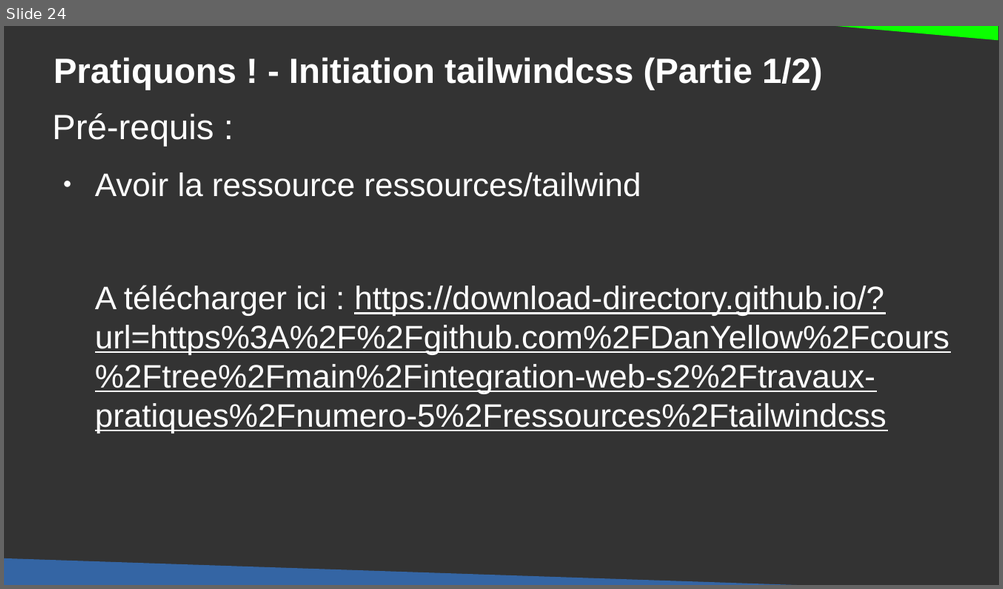
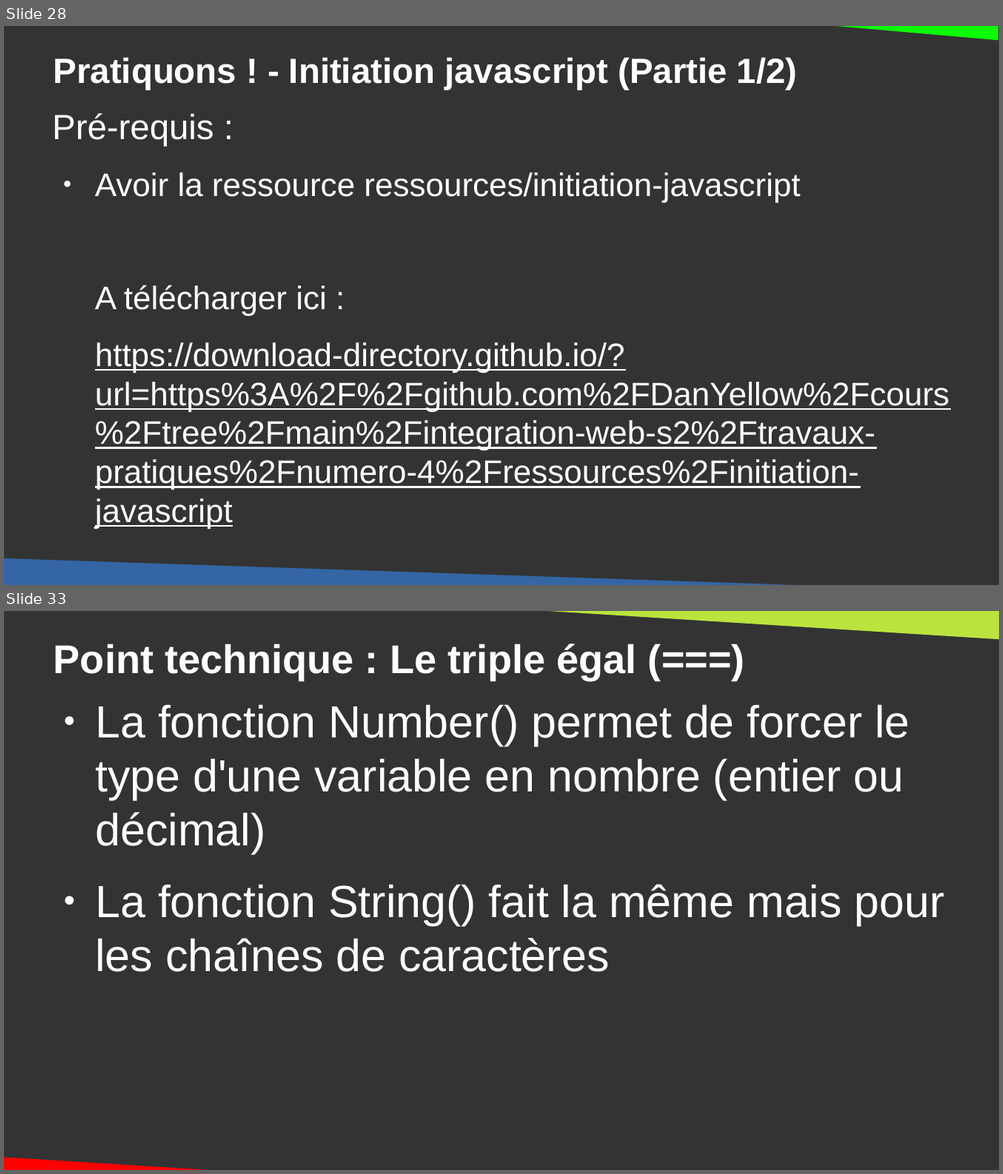
Before and after one commit to DanYellow/cours, a slide deck: integration-web-s2/travaux-pratiques/numero-5/presentation.odp. Shown one above the other, each under a label of ours: slide 24 before the commit, slides 28 and 33 after it; the slides between them are not shown. The pictures are 1003x589 and 1003x1174 pixels, drawn with LibreOffice and Linux fonts; fonts in the diff are those of the drawing. Boxes give left, top, right and bottom in pixels: in the first picture for what was removed or moved away, otherwise in the second. Text is boxed around its words. In the diff, an @@ line names an element or a change of style, - is before the commit and + after.

```diff
--- a/integration-web-s2/travaux-pratiques/numero-5/presentation.odp
+++ b/integration-web-s2/travaux-pratiques/numero-5/presentation.odp
@@ slide 33 added at <box>4,611,999,1170</box>, background #333333 @@
@@ right triangle added at <box>485,611,999,640</box>, fill #BBE33D @@
@@ title added at <box>54,644,637,680</box>, 32 pt, text #FFFFFF, bold @@
+Point technique : Le triple égal (===)
@@ text added at <box>95,705,945,972</box>, 36 pt, text #FFFFFF @@
+● La fonction Number() permet de forcer le type d'une variable en nombre (entier ou décimal)
+● La fonction String() fait la même mais pour les chaînes de caractères
@@ right triangle added at <box>4,1144,299,1170</box>, fill #FF0000 @@
@@ what was slide 24 is now slide 28 @@
@@ slide 28 changed as well @@
@@ title at <box>54,57,797,90</box>: text changed @@
-Pratiquons ! - Initiation tailwindcss (Partie 1/2)
+Pratiquons ! - Initiation javascript (Partie 1/2)
@@ text at <box>95,173,949,529</box>: text changed @@
-● Avoir la ressource ressources/tailwind
-A télécharger ici : https://download-directory.github.io/?url=https%3A%2F%2Fgithub.com%2FDanYellow%2Fcours%2Ftree%2Fmain%2Fintegration-web-s2%2Ftravaux-pratiques%2Fnumero-5%2Fressources%2Ftailwindcss
+● Avoir la ressource ressources/initiation-javascript
+A télécharger ici :
+https://download-directory.github.io/?url=https%3A%2F%2Fgithub.com%2FDanYellow%2Fcours%2Ftree%2Fmain%2Fintegration-web-s2%2Ftravaux-pratiques%2Fnumero-4%2Fressources%2Finitiation-javascript
```
Also in this commit, not shown: 66 other slides added, 30 slides removed, 18 other files.
